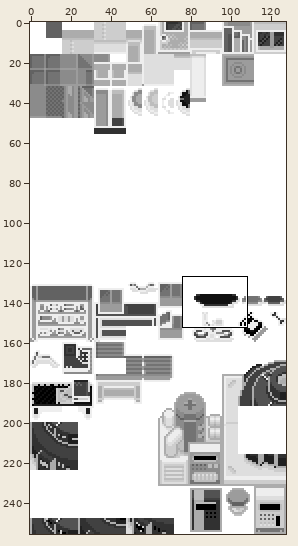
Sprite sheet, stored at pokeemerald/data/tilesets/secondary/bike_shop/tiles.png. Above, an overview of the earlier version with the close-up marked.
Close-up. Old version:
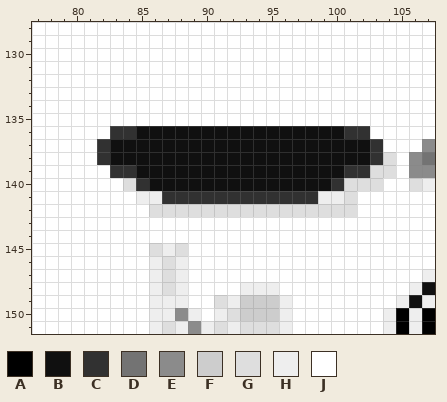
The file is 128x256 pixels. Shown: x 77..107, y 128..151.
Palette (. is transparent): A #000000  B #101010  C #313131  D #737373  E #8b8b8b  F #cdcdcd  G #dedede  H #eeeeee  J #ffffff
Pixels before, first column x 77:
128 JJJJJJJJJJJJJJJJJJJJJJJJJJJJJJJ
129 JJJJJJJJJJJJJJJJJJJJJJJJJJJJJJJ
130 JJJJJJJJJJJJJJJJJJJJJJJJJJJJJJJ
131 JJJJJJJJJJJJJJJJJJJJJJJJJJJJJJJ
132 JJJJJJJJJJJJJJJJJJJJJJJJJJJJJJJ
133 JJJJJJJJJJJJJJJJJJJJJJJJJJJJJJJ
134 JJJJJJJJJJJJJJJJJJJJJJJJJJJJJJJ
135 JJJJJJJJJJJJJJJJJJJJJJJJJJJJJJJ
136 JJJJJJCCBBBBBBBBBBBBBBBBCCJJJJJ
137 JJJJJCBBBBBBBBBBBBBBBBBBBBCJJJE
138 JJJJJCBBBBBBBBBBBBBBBBBBBBCGJED
139 JJJJJJCCBBBBBBBBBBBBBBBBCCGGJEE
140 JJJJJJJGCBBBBBBBBBBBBBBCGGGJJGH
141 JJJJJJJJHHCCCCCCCCCCCCHHGJJJJJJ
142 JJJJJJJJJGGGGGGGGGGGGGGGGJJJJJJ
143 JJJJJJJJJJJJJJJJJJJJJJJJJJJJJJJ
144 JJJJJJJJJJJJJJJJJJJJJJJJJJJJJJJ
145 JJJJJJJJJGHGJJJJJJJJJJJJJJJJJJJ
146 JJJJJJJJJHGHJJJJJJJJJJJJJJJJJJJ
147 JJJJJJJJJHGHJJJJJJJJJJJJJJJJJJH
148 JJJJJJJJJHGHJJJJHHHJJJJJJJJJJHB
149 JJJJJJJJJHHHJJGHFFFHJJJJJJJJHBH
150 JJJJJJJJJHHEHJHGFFFHJJJJJJJHAHA
151 JJJJJJJJJHGHEHGHGGGHJJJJJJJHAHA
The result:
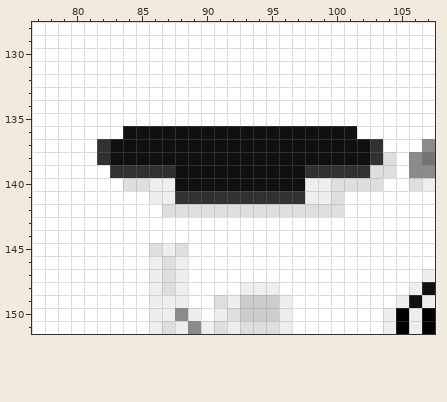
Change:
{"y":136,"x":83,"old":"CC","new":"JB"}
{"y":136,"x":101,"old":"CC","new":"BJ"}
{"y":139,"x":85,"old":"BBB","new":"CCC"}
{"y":139,"x":98,"old":"BBB","new":"CCC"}
{"y":140,"x":85,"old":"CBB","new":"GHH"}
{"y":140,"x":98,"old":"BBC","new":"HHG"}
{"y":141,"x":85,"old":"H","new":"J"}
{"y":141,"x":87,"old":"C","new":"H"}
{"y":141,"x":98,"old":"C","new":"H"}
{"y":141,"x":100,"old":"HG","new":"GJ"}
{"y":142,"x":86,"old":"G","new":"J"}
{"y":142,"x":101,"old":"G","new":"J"}
{"label":"changed","picture_box":[110,126,175,217]}
{"label":"changed","picture_box":[305,126,370,217]}
